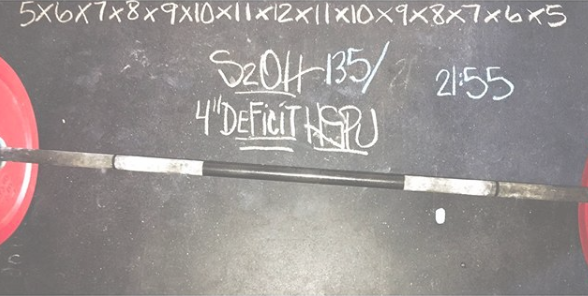
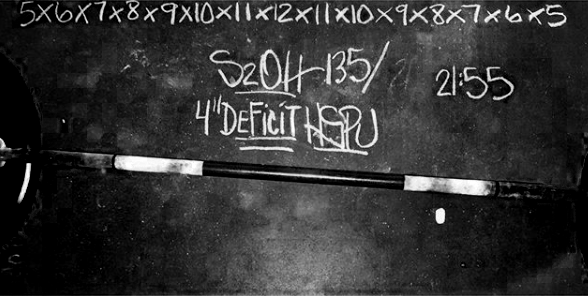
Layers edited between the first and the second w=588, h=296 image:
renamed "Layer 0" to "Black & White 1", opacity 60% → 100%, painted on it, masked it over box(0, 0, 588, 296)
added layer "Background" over box(0, 0, 588, 296)
